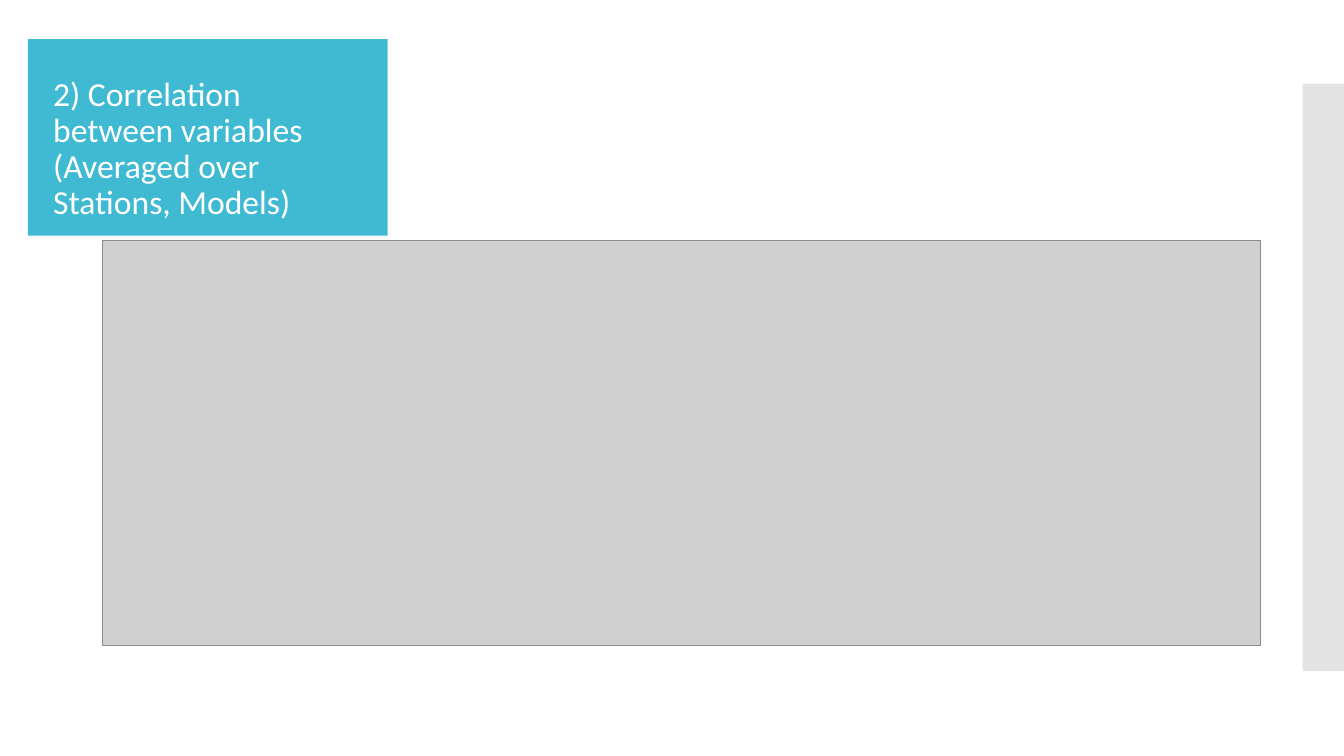
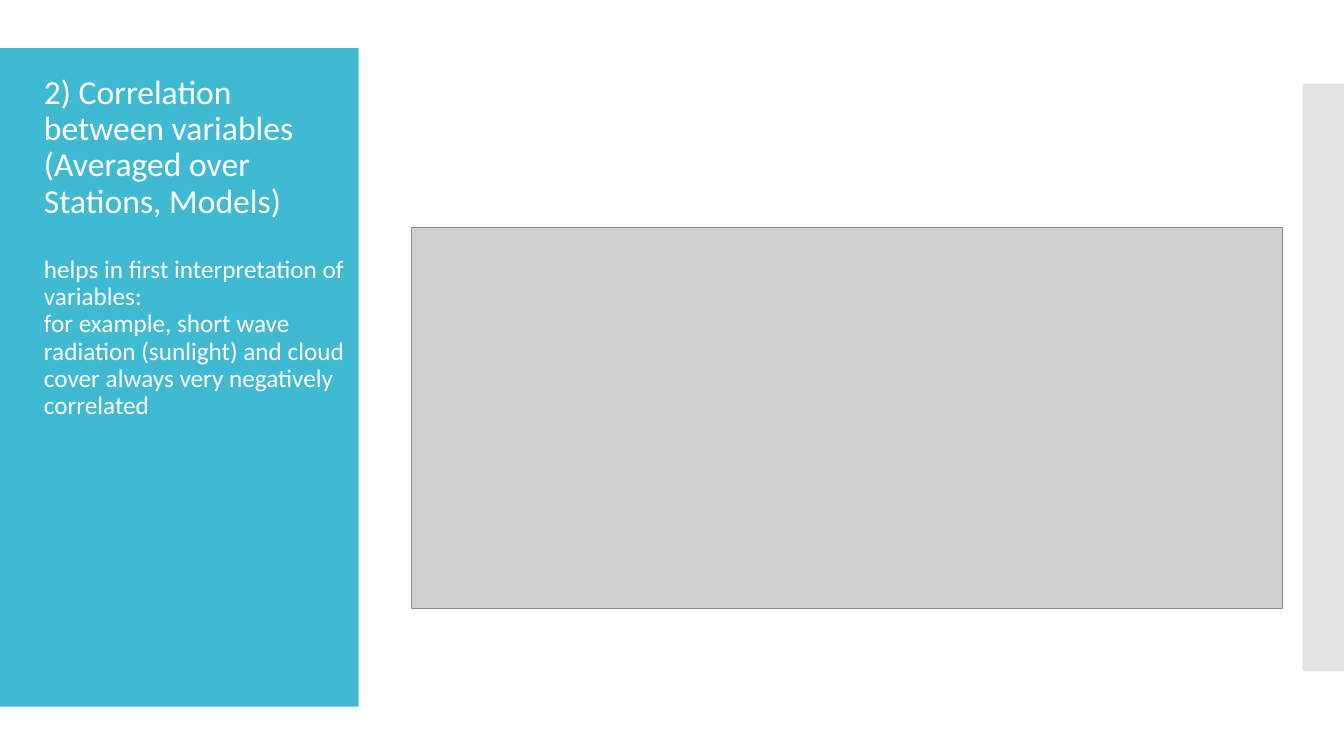
Before and after one commit to Deltares-Climate-Change/Deltares-Climate-Change, a slide deck: slide 5 of Presentations/Climate Change project update week 2 (1).pptx. Drawn at 1344x756 pixels with LibreOffice and Linux fonts; fonts in the diff are those of the drawing; grey boxes stand for pictures. Boxes give left, top, right and bottom in pixels: in the first picture for what was removed or moved away, otherwise in the second. Text is boxed around its words. In the diff, an @@ line names an element or a change of style, - is before the commit and + after.

Commit message:
Update Climate Change project update week 2 (1).pptx
added short explanation with correlations

```diff
--- a/Presentations/Climate Change project update week 2 (1).pptx
+++ b/Presentations/Climate Change project update week 2 (1).pptx
@@ rectangle: place and size @@
-rectangle at [28, 39, 388, 236]
+rectangle at [0, 48, 359, 707]
@@ title "2) Correlation between variables (Averaged ..." at [44, 80, 344, 414]: vertical alignment bottom to top @@
@@ title at [44, 80, 344, 414]: text changed; size 24 to 18 pt @@
-2) Correlation between variables (Averaged over Stations, Models)
+2) Correlation between variables (Averaged over Stations, Models)
+helps in first interpretation of variables:
+for example, short wave radiation (sunlight) and cloud cover always very negatively correlated
@@ picture: place and size @@
-picture at [103, 241, 1260, 646]
+picture at [411, 227, 1284, 609]
```
Also in this commit, not shown: 2 other slides changed.
